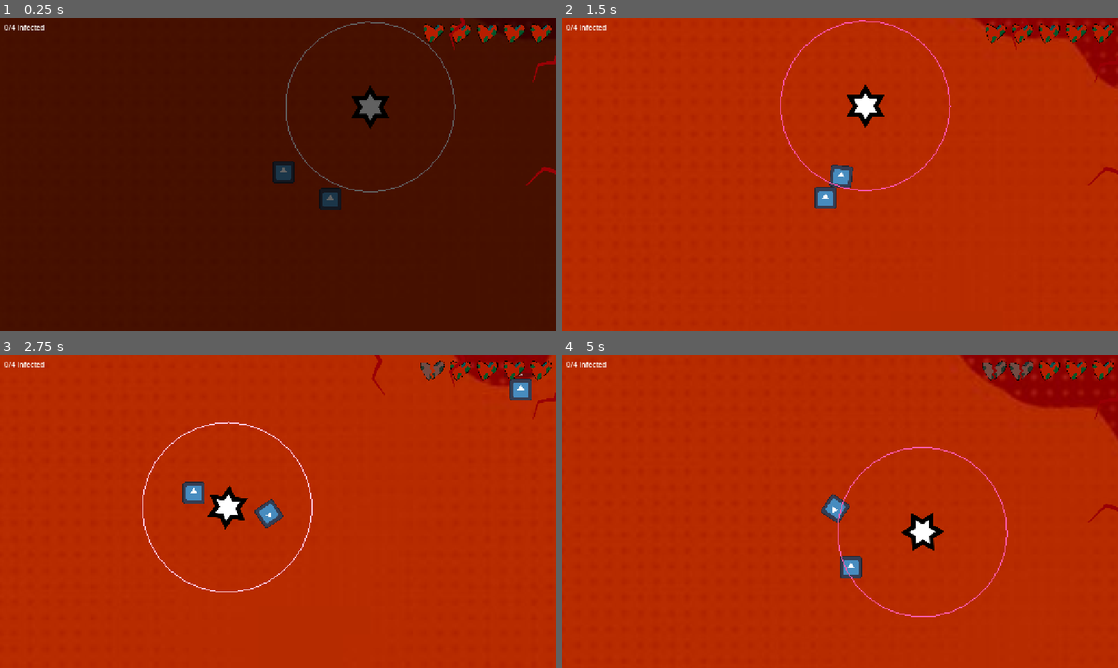
Above: before the commit, frames 1-4 (two rows, left to right).
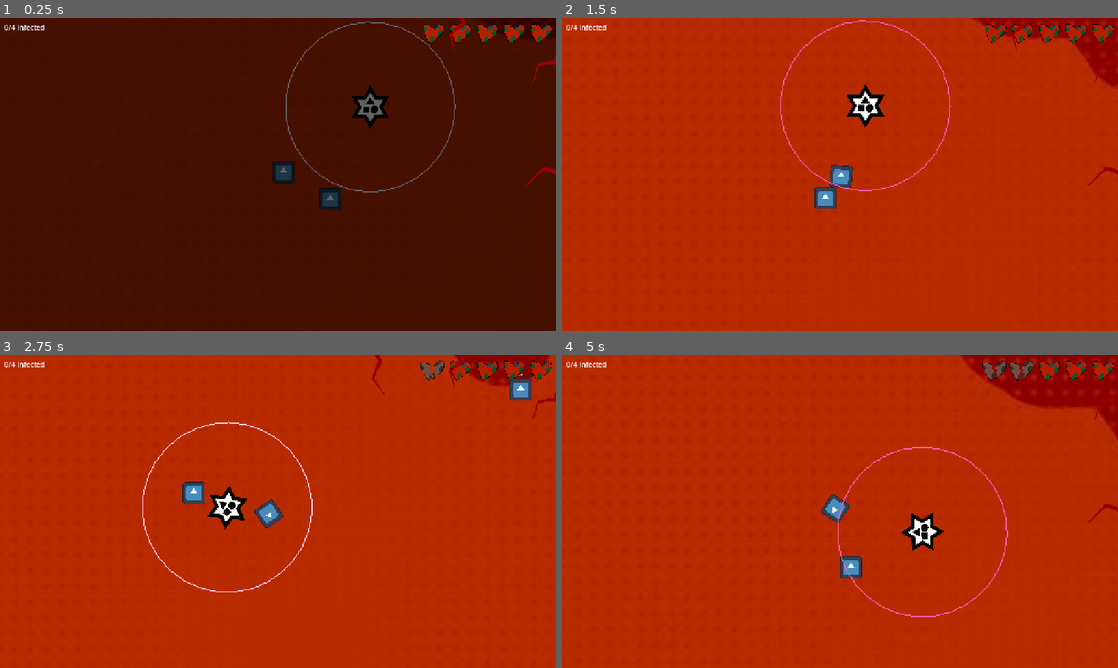
Above: after the commit, the same moments.

Repository: MarkusSecundus/GlobalJam_2026
Game: Godot game, scene res://maps/test_map.tscn
The game is run twice, just before and just after one commit, with the same random seed, the same clock (stepped at 60 frames per second) and the same inputs. The engine's default icon, where the game draws it, is replaced by a stand-in: a white triangle on a blue panel in a dark square.
Inputs:
- Up to frame 1 (0.25 s): no input
- Up to frame 2 (1.5 s): hold D (Right) 0.53-1.28 s; tap 1 (Mask1, bound only after the commit) at 0.6 s; tap 2 (Mask2, bound only after the commit) at 0.8, 1.35 s; hold S (Down) from 1.28 s (still down)
- Up to frame 3 (2.75 s): tap 3 (Mask3, bound only after the commit) at 1.55, 2.1 s; release S (Down) at 2.03 s; hold D (Right) from 2.03 s (still down); tap 1 (Mask1, bound only after the commit) at 2.3 s
- Up to frame 4 (5 s): release D (Right) at 2.78 s; hold W (Up) 2.78-3.53 s; tap 1 (Mask1, bound only after the commit) at 2.85, 4.55 s; tap 2 (Mask2, bound only after the commit) at 3.05, 3.6 s; hold A (Left) from 3.53 s (still down); tap 3 (Mask3, bound only after the commit) at 3.8, 4.35 s

The runs differ from the first frame. In frame 1, 0.1% of the frame differs, in the area x 64-69%, y 23-33%; in frame 2, 0.2%, in the area x 51-58%, y 23-36%; in frame 3, 0.1%; in frame 4, 0.2%.

Commit message:
jews rock

Diff:
--- a/prefabs/enemy.gd
+++ b/prefabs/enemy.gd
@@ -20,7 +20,12 @@
 
 # Called when the node enters the scene tree for the first time.
 func _ready() -> void:
-	pass # Replace with function body.
+	if !(detectable_shapes & Game.Mask.TRI):
+		$ShapeIndicators/Tri.visible = false
+	if !(detectable_shapes & Game.Mask.SQUARE):
+		$ShapeIndicators/Square.visible = false
+	if !(detectable_shapes & Game.Mask.CIRCLE):
+		$ShapeIndicators/Circle.visible = false
 
 func _physics_process(delta: float) -> void:
 	if attack_dir.length_squared() > 0:
--- a/prefabs/enemy.tscn
+++ b/prefabs/enemy.tscn
@@ -2,6 +2,9 @@
 
 [ext_resource type="Texture2D" uid="uid://dr2gsp80w8uej" path="res://textures/temp_enemy.png" id="1_6n8dw"]
 [ext_resource type="Script" uid="uid://dd00nopoponf4" path="res://prefabs/enemy.gd" id="1_yfjof"]
+[ext_resource type="Texture2D" uid="uid://crxtiydnmxxng" path="res://textures/temp_tri.png" id="3_aivmq"]
+[ext_resource type="Texture2D" uid="uid://cfjuiuf6v6hjy" path="res://textures/temp_square.png" id="4_qnk7q"]
+[ext_resource type="Texture2D" uid="uid://g14asynakv05" path="res://textures/temp_circle.png" id="5_2nw32"]
 
 [sub_resource type="SpriteFrames" id="SpriteFrames_yfjof"]
 animations = [{
@@ -25,6 +28,7 @@
 max_contacts_reported = 10
 linear_damp = 1.0
 script = ExtResource("1_yfjof")
+detectable_shapes = 7
 
 [node name="AnimatedSprite2D" type="AnimatedSprite2D" parent="." unique_id=721535337]
 scale = Vector2(1.0078125, 1.0078125)
@@ -38,6 +42,28 @@
 [node name="CollisionShape2D" type="CollisionShape2D" parent="PlayerDetectArea" unique_id=418084397]
 shape = SubResource("CircleShape2D_6n8dw")
 
+[node name="ShapeIndicators" type="Node2D" parent="." unique_id=1082216916]
+
+[node name="Tri" type="Sprite2D" parent="ShapeIndicators" unique_id=1393154614]
+modulate = Color(0, 0, 0, 1)
+position = Vector2(-4.7683716e-07, -37)
+scale = Vector2(0.22009565, 0.2200957)
+texture = ExtResource("3_aivmq")
+region_enabled = true
+region_rect = Rect2(8.000015, 3.8146973e-06, 237.59998, 209.59999)
+
+[node name="Square" type="Sprite2D" parent="ShapeIndicators" unique_id=1995006846]
+modulate = Color(0, 0, 0, 1)
+position = Vector2(-22.5, 14.499998)
+scale = Vector2(0.16796875, 0.16796874)
+texture = ExtResource("4_qnk7q")
+
+[node name="Circle" type="Sprite2D" parent="ShapeIndicators" unique_id=480576977]
+modulate = Color(0, 0, 0, 1)
+position = Vector2(25.000002, 14)
+scale = Vector2(0.17187499, 0.17187496)
+texture = ExtResource("5_2nw32")
+
 [connection signal="body_entered" from="." to="." method="_on_body_entered"]
 [connection signal="body_entered" from="PlayerDetectArea" to="." method="_on_player_detect_area_body_entered"]
 [connection signal="body_exited" from="PlayerDetectArea" to="." method="_on_player_detect_area_body_exited"]
--- a/project.godot
+++ b/project.godot
@@ -56,6 +56,21 @@
 , Object(InputEventKey,"resource_local_to_scene":false,"resource_name":"","device":-1,"window_id":0,"alt_pressed":false …(186 unchanged characters)…
 ]
 }
+Mask1={
+"deadzone": 0.2,
+"events": [Object(InputEventKey,"resource_local_to_scene":false,"resource_name":"","device":-1,"window_id":0,"alt_pressed":false,"shift_pressed":false,"ctrl_pressed":false,"meta_pressed":false,"pressed":false,"keycode":0,"physical_keycode":49,"key_label":0,"unicode":49,"location":0,"echo":false,"script":null)
+]
+}
+Mask2={
+"deadzone": 0.2,
+"events": [Object(InputEventKey,"resource_local_to_scene":false,"resource_name":"","device":-1,"window_id":0,"alt_pressed":false,"shift_pressed":false,"ctrl_pressed":false,"meta_pressed":false,"pressed":false,"keycode":0,"physical_keycode":50,"key_label":0,"unicode":50,"location":0,"echo":false,"script":null)
+]
+}
+Mask3={
+"deadzone": 0.2,
+"events": [Object(InputEventKey,"resource_local_to_scene":false,"resource_name":"","device":-1,"window_id":0,"alt_pressed":false,"shift_pressed":false,"ctrl_pressed":false,"meta_pressed":false,"pressed":false,"keycode":0,"physical_keycode":51,"key_label":0,"unicode":51,"location":0,"echo":false,"script":null)
+]
+}
 
 [physics]
 
--- a/scripts/Game.gd
+++ b/scripts/Game.gd
@@ -4,6 +4,6 @@
 
 enum Mask {
 	TRI    = 0b0001,
-	RECT   = 0b0010,
+	SQUARE = 0b0010,
 	CIRCLE = 0b0100,
 }
--- a/scripts/GameState.gd
+++ b/scripts/GameState.gd
@@ -4,7 +4,7 @@
 var player_hit_cooldown: float = 0.0
 const PLAYER_HIT_COOLDOWN_SEC = 0.5
 
-var player_shape: int = 0  # bitmask of Game.Mask values (see Game.gd)
+var player_mask: int = 0  # bitmask of Game.Mask values (see Game.gd)
 
 var infected_point_count: int = 0
 var infected_points: int = 0
--- a/scripts/player/player.gd
+++ b/scripts/player/player.gd
@@ -30,6 +30,24 @@
 	#
 	#apply_force(amongus)
 
+func change_mask(new_mask: int) -> void:
+	assert(new_mask == Game.Mask.TRI or new_mask == Game.Mask.SQUARE or new_mask == Game.Mask.CIRCLE)
+
+	if GameState.player_mask == new_mask:
+		GameState.player_mask = 0
+	else:
+		GameState.player_mask = new_mask
+
+	print("new mask = ", GameState.player_mask)
+
+func _process(delta: float) -> void:
+	if Input.is_action_just_pressed("Mask1"):
+		change_mask(Game.Mask.TRI)
+	if Input.is_action_just_pressed("Mask2"):
+		change_mask(Game.Mask.SQUARE)
+	if Input.is_action_just_pressed("Mask3"):
+		change_mask(Game.Mask.CIRCLE)
+
 func _physics_process(delta: float) -> void:
 	var direction:= Vector2.ZERO
 
Binary file changed: textures/temp_enemy.png
